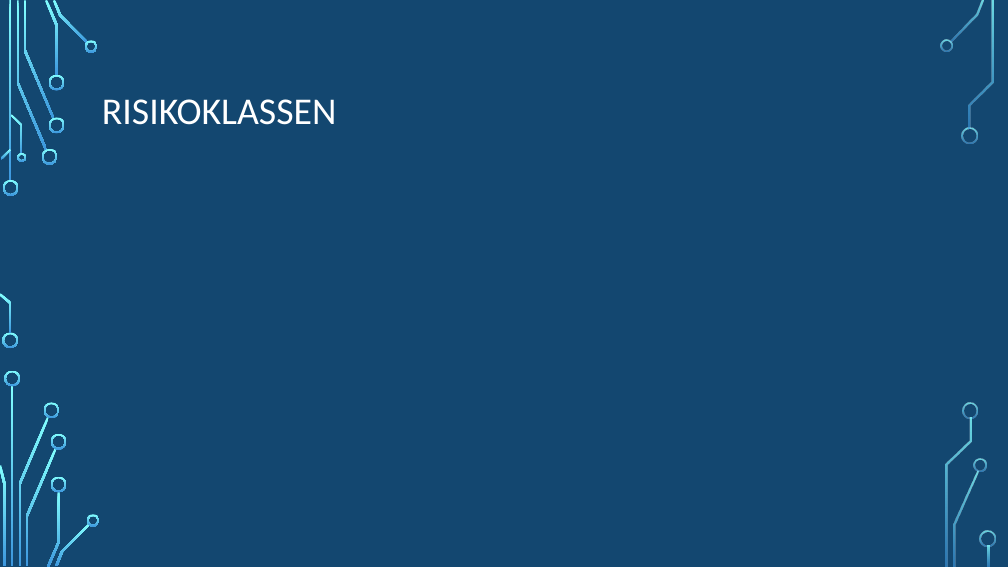
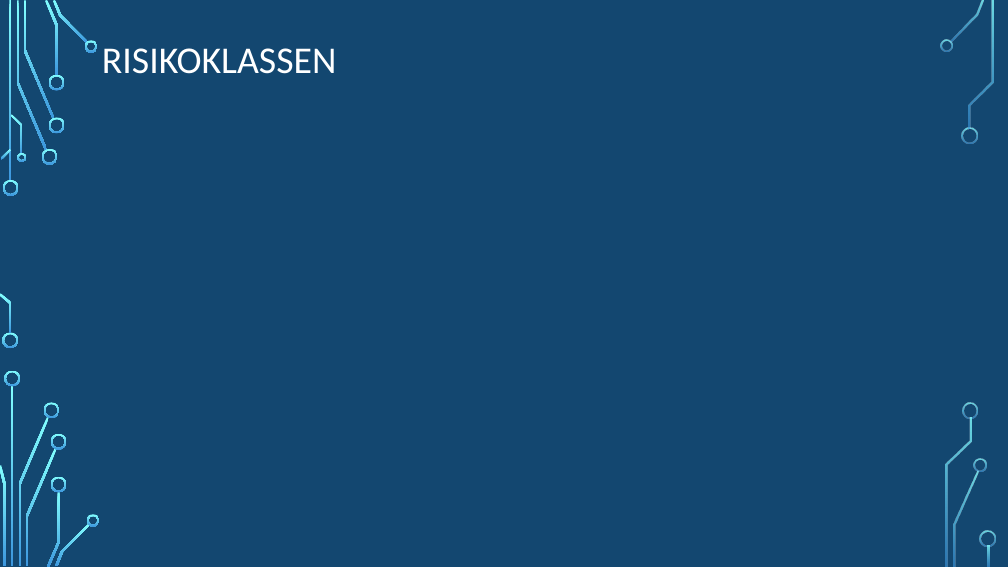
Before and after one commit to kevkre/SE2_Shisha-At-Home, a slide deck: slide 14 of Shisha-AT-Home.pptx. Drawn at 1008x567 pixels with LibreOffice and Linux fonts; fonts in the diff are those of the drawing; background and template pictures are left out. Boxes give left, top, right and bottom in pixels: in the first picture for what was removed or moved away, otherwise in the second. Text is boxed around its words. In the diff, an @@ line names an element or a change of style, - is before the commit and + after.

```diff
--- a/Shisha-AT-Home.pptx
+++ b/Shisha-AT-Home.pptx
@@ title "RISIKOKLASSEN": place and size @@
-title "RISIKOKLASSEN" at box(102, 99, 337, 125)
+title "RISIKOKLASSEN" at box(102, 48, 337, 74)
```
Also in this commit, not shown: 7 other slides changed, 4 slides added, 4 slides removed.
